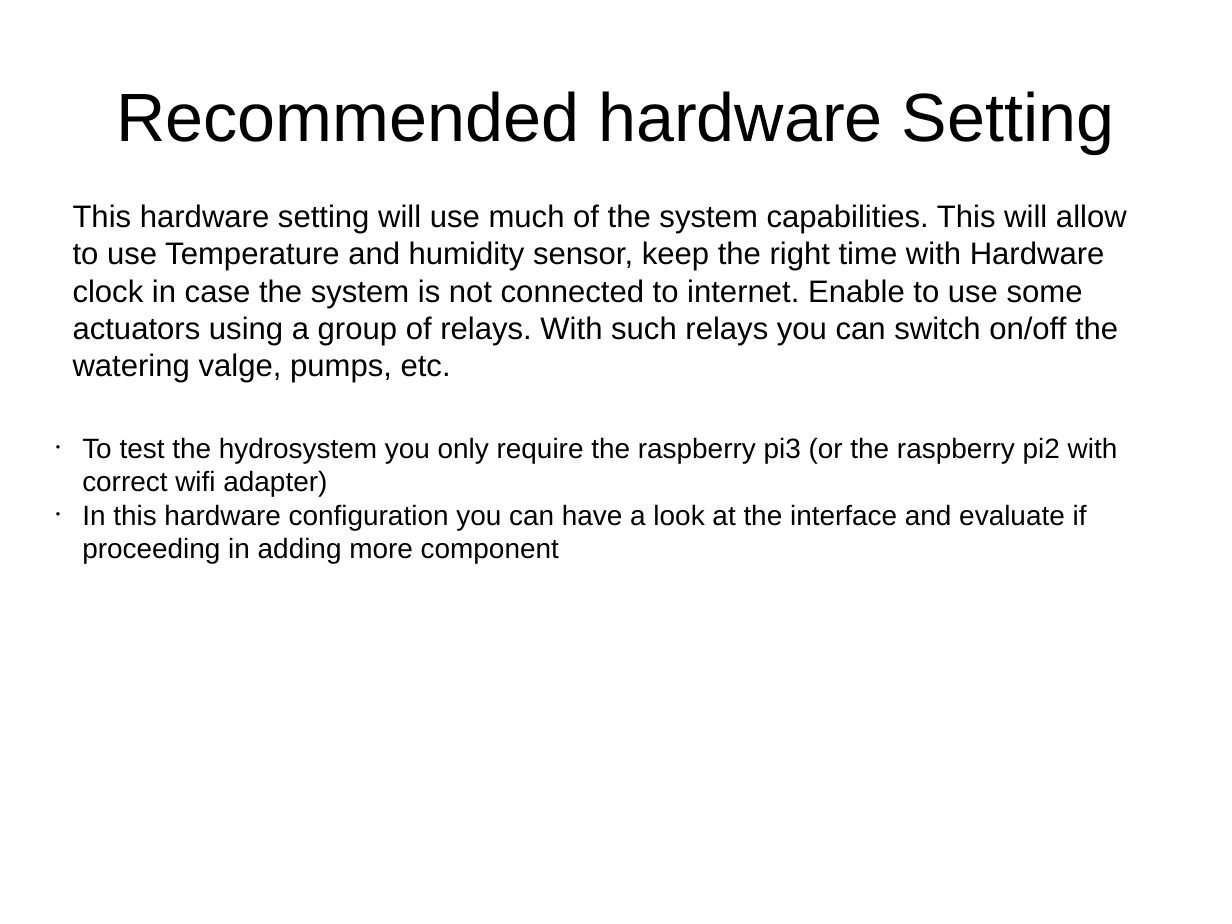
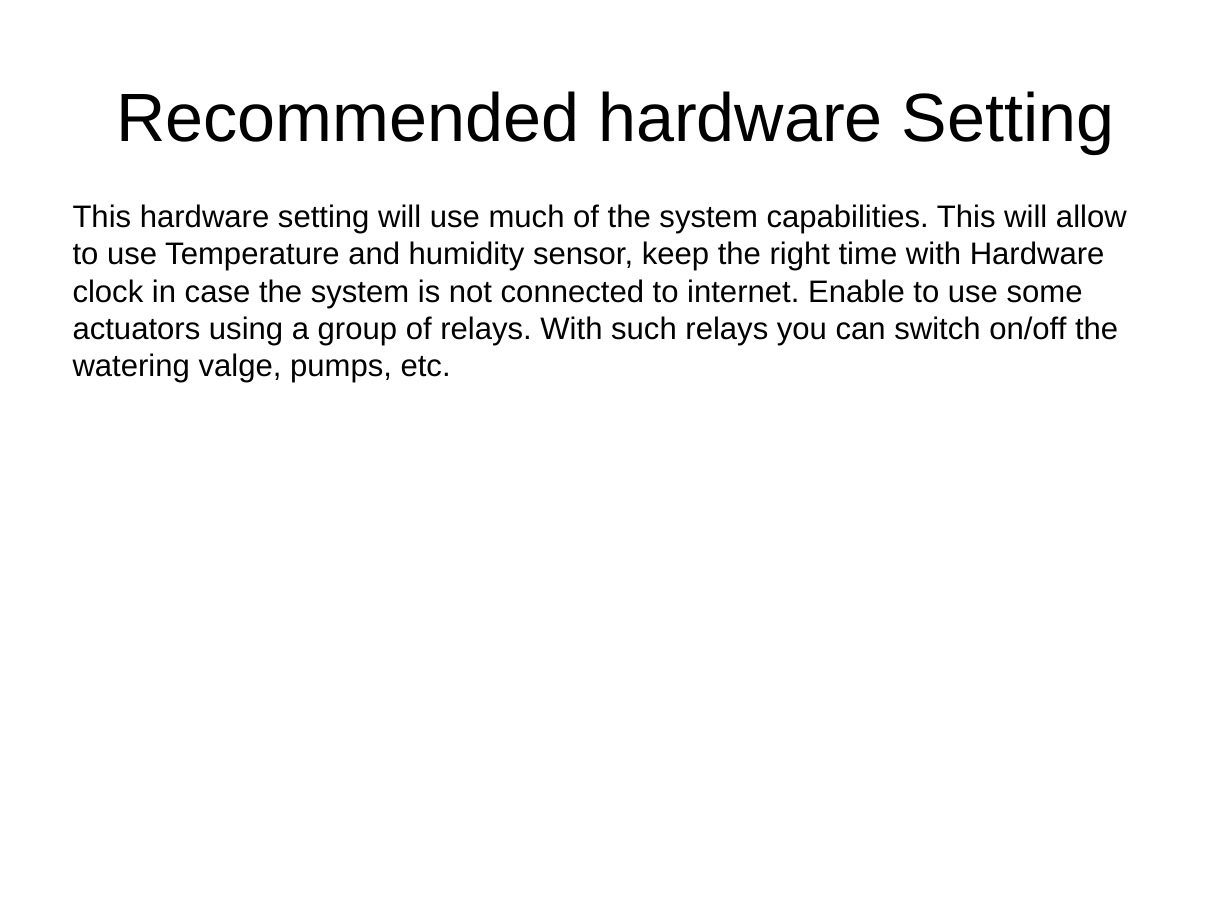
Before and after one commit to Hydrosys4/Master, a slide deck: slide 3 of Documentation/Hardware.odp. Drawn at 1232x924 pixels with LibreOffice and Linux fonts; fonts in the diff are those of the drawing. Boxes give left, top, right and bottom in pixels: in the first picture for what was removed or moved away, otherwise in the second. Text is boxed around its words. In the diff, an @@ line names an element or a change of style, - is before the commit and + after.

```diff
--- a/Documentation/Hardware.odp
+++ b/Documentation/Hardware.odp
@@ subtitle removed at (82, 437, 1118, 564) @@
-• To test the hydrosystem you only require the raspberry pi3 (or the raspberry pi2 with correct wifi adapter)
-• In this hardware configuration you can have a look at the interface and evaluate if proceeding in adding more component
```
Also in this commit, not shown: 3 other slides changed, 52 other files.
